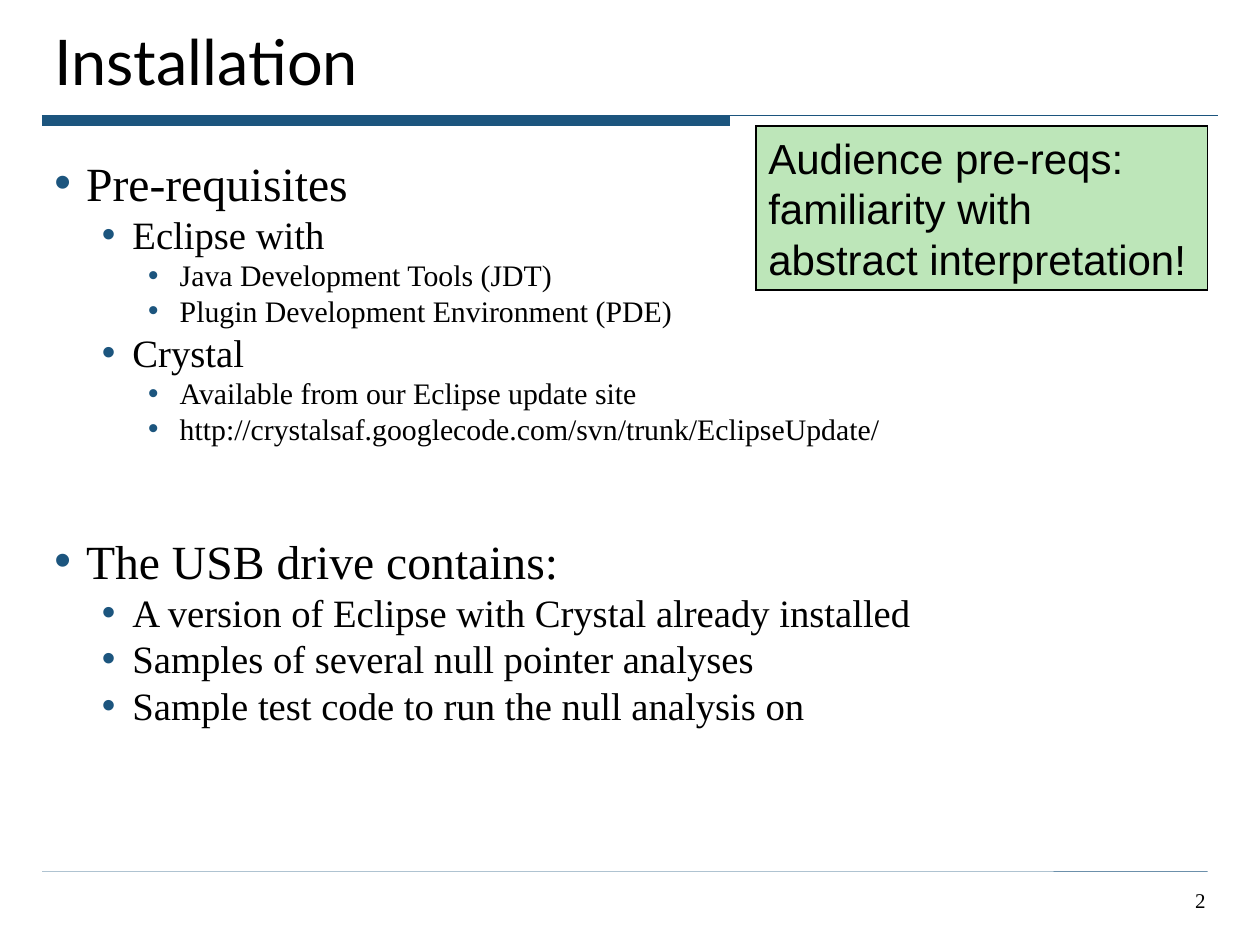
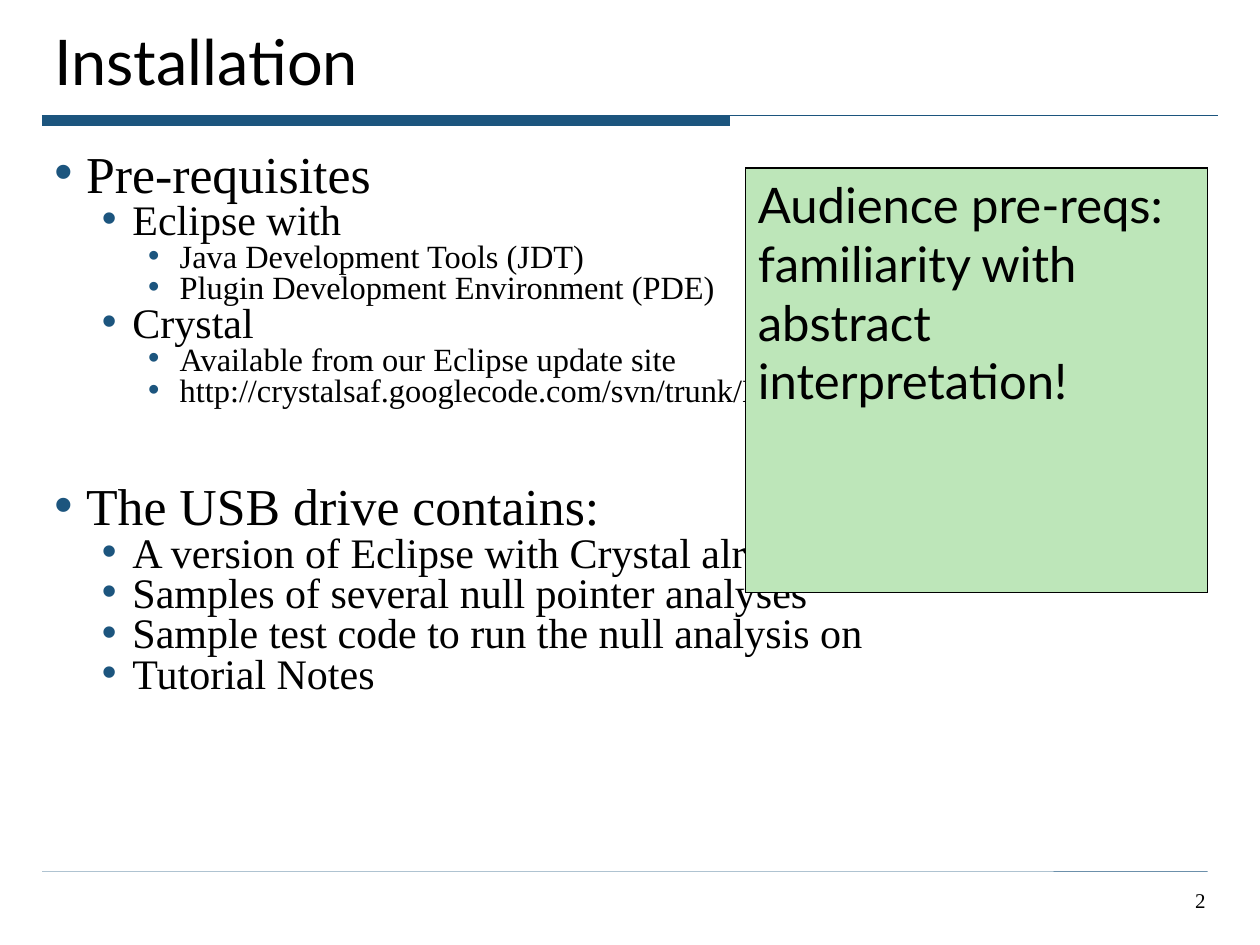
Before and after one commit to ciera/crystalsaf, a slide deck: slide 2 of TutorialExamples/CrystalTutorial.ppt. Drawn at 1260x945 pixels with LibreOffice and Linux fonts; fonts in the diff are those of the drawing. Boxes give left, top, right and bottom in pixels: in the first picture for what was removed or moved away, otherwise in the second. Text is boxed around its words. In the diff, an @@ line names an element or a change of style, - is before the commit and + after.

```diff
--- a/TutorialExamples/CrystalTutorial.ppt
+++ b/TutorialExamples/CrystalTutorial.ppt
@@ text at (86, 158, 940, 657): size 27.2 to 29.6 pt in "Pre-requisites", "The USB drive contains:"; size 22.1 to 24.1 pt in "Eclipse with", "Crystal", "A version of Eclipse with Crystal already ...", "Samples of several null pointer analyses" and 1 more places; size 17 to 18.5 pt in "Java Development Tools (JDT)", "Plugin Development Environment (PDE)", "Available from our Eclipse update site", "http://crystalsaf.googlecode.com/svn/trunk/EclipseUpdate/"; line spacing 1 to 0.8 @@
@@ rectangle "Audience pre-reqs: familiarity with": place and size @@
-rectangle "Audience pre-reqs: familiarity with" at (756, 126, 1207, 290)
+rectangle "Audience pre-reqs: familiarity with" at (746, 168, 1208, 592)
@@ rectangle "Audience pre-reqs: familiarity with" at (746, 168, 1208, 592): size 24 to 28 pt, font Arial to Lato @@
@@ text at (132, 656, 375, 690): paragraph added @@
+  • Tutorial Notes
```
Also in this commit, not shown: 1 other file.
